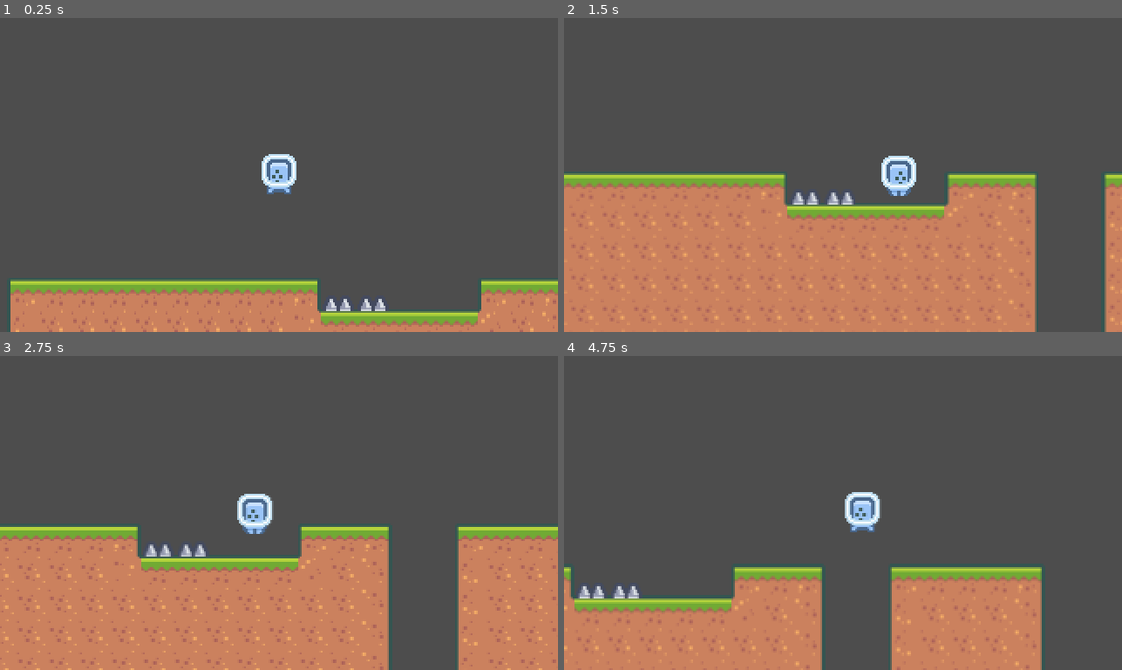
Above: before the commit, frames 1-4 (two rows, left to right).
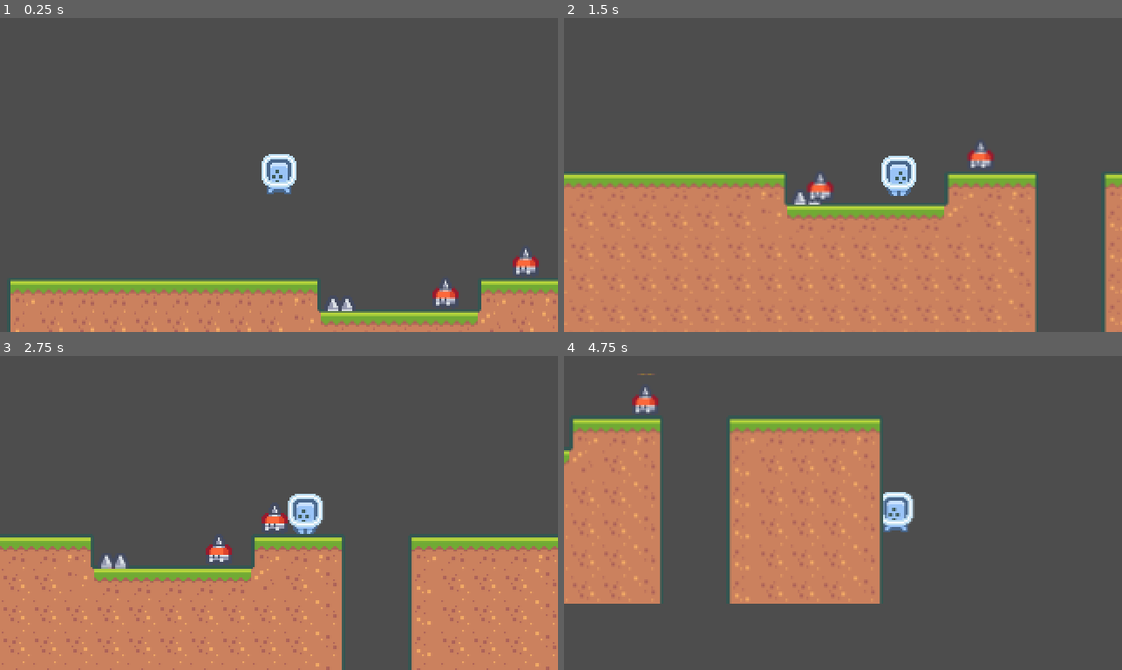
Above: after the commit, the same moments.

Repository: mrnustik/godot_basic_platformer
Game: Godot game, scene res://World.tscn
The game is run twice, just before and just after one commit, with the same random seed, the same clock (stepped at 60 frames per second) and the same inputs.
Inputs:
- Up to frame 1 (0.25 s): no input
- Up to frame 2 (1.5 s): tap Enter (ui_accept) at 0.5, 0.77 s; hold Right (ui_right) from 0.53 s (still down)
- Up to frame 3 (2.75 s): tap Enter (ui_accept) at 1.52 s; release Right (ui_right) at 2.03 s; hold Left (ui_left) from 2.03 s (still down)
- Up to frame 4 (4.75 s): release Left (ui_left) at 2.78 s; hold Right (ui_right) 2.78-4.28 s; tap Enter (ui_accept) at 3.02, 3.77, 4.52 s; hold Left (ui_left) from 4.28 s (still down)

The runs differ from the first frame. In frame 1, 0.6% of the frame differs, in the area x 58-97%, y 73-94%; in frame 2, 0.7%; in frame 3, 20%; in frame 4, 46%, in the area x 0-87%, y 5-100%.

Commit message:
Add SpikeHead enemy

Diff:
--- /dev/null
+++ b/src/Enemies/SpikeHead/SpikeHead.gd
@@ -0,0 +1,33 @@
+extends CharacterBody2D
+
+
+var direction: = Vector2.RIGHT
+
+const SPEED = 60.0
+
+# Get the gravity from the project settings to be synced with RigidBody nodes.
+var gravity = ProjectSettings.get_setting("physics/2d/default_gravity")
+
+@onready var rightFloorRayCast : RayCast2D = get_node("RightFloorRayCast")
+@onready var leftFloorRayCast : RayCast2D = get_node("LeftFloorRayCast")
+
+
+func _physics_process(delta):
+	if is_on_wall() or is_on_edge():
+		direction *= -1
+
+	apply_gravity(delta)
+	velocity.x = direction.x * SPEED
+
+
+
+	move_and_slide()
+
+
+func apply_gravity(delta):
+	if not is_on_floor():
+		velocity.y += gravity * delta
+
+
+func is_on_edge():
+	return not leftFloorRayCast.is_colliding() or not rightFloorRayCast.is_colliding()
--- /dev/null
+++ b/src/Enemies/SpikeHead/SpikeHead.tscn
@@ -0,0 +1,37 @@
+[gd_scene load_steps=5 format=3 uid="uid://bnjed2rsytsx6"]
+
+[ext_resource type="Script" path="res://Enemies/SpikeHead/SpikeHead.gd" id="1_1qlib"]
+[ext_resource type="Texture2D" uid="uid://dkmgv6rcck1q1" path="res://Assets/characters.png" id="2_ms6vl"]
+[ext_resource type="PackedScene" uid="uid://c3pq8e806cfea" path="res://Hitbox.tscn" id="3_qnm1x"]
+
+[sub_resource type="RectangleShape2D" id="RectangleShape2D_fyc2q"]
+size = Vector2(15, 12)
+
+[node name="SpikeHead" type="CharacterBody2D"]
+collision_layer = 2
+script = ExtResource("1_1qlib")
+
+[node name="Sprite2D" type="Sprite2D" parent="."]
+texture = ExtResource("2_ms6vl")
+region_enabled = true
+region_rect = Rect2(144, 24, 24, 24)
+
+[node name="CollisionShape2D" type="CollisionShape2D" parent="."]
+position = Vector2(-0.5, 6)
+shape = SubResource("RectangleShape2D_fyc2q")
+
+[node name="Hitbox" parent="." instance=ExtResource("3_qnm1x")]
+position = Vector2(15.9423, -4.0136)
+damage = 40
+
+[node name="CollisionPolygon2D" type="CollisionPolygon2D" parent="Hitbox"]
+position = Vector2(-15.9423, 4.0136)
+polygon = PackedVector2Array(-6, 10, -6, 3, -4, 1, -2, 1, -1, -4, 0, -4, 1, 1, 3, 1, 5, 3, 5, 10)
+
+[node name="RightFloorRayCast" type="RayCast2D" parent="."]
+position = Vector2(7, 12)
+target_position = Vector2(0, 1)
+
+[node name="LeftFloorRayCast" type="RayCast2D" parent="."]
+position = Vector2(-8, 12)
+target_position = Vector2(0, 1)
--- a/src/Enemies/Spikes.tscn
+++ b/src/Enemies/Spikes/Spikes.tscn
@@ -4,7 +4,7 @@
 [ext_resource type="Texture2D" uid="uid://bvdb1ivemi3sx" path="res://Assets/tiles.png" id="2_tc5te"]
 
 [node name="Spikes" instance=ExtResource("1_e201l")]
-collision_mask = 2
+collision_layer = 1
 damage = 30
 
 [node name="Sprite2D" type="Sprite2D" parent="." index="0"]
--- a/src/Player.gd
+++ b/src/Player.gd
@@ -23,8 +23,6 @@
 		apply_acceleration(direction)
 	else:
 		apply_friction()
-
-	print("Velocity.x= %d " % velocity.x)
 
 	if velocity.x != 0:
 		animationSprite.play("Run")
--- a/src/World.tscn
+++ b/src/World.tscn
@@ -1,8 +1,9 @@
-[gd_scene load_steps=4 format=3]
+[gd_scene load_steps=5 format=3 uid="uid://dhckdv84fwx5m"]
 
 [ext_resource type="PackedScene" uid="uid://b1erldlanoujw" path="res://Player.tscn" id="1_21dn6"]
 [ext_resource type="PackedScene" uid="uid://ci2o45poki1dx" path="res://TileMap.tscn" id="2_xxayf"]
-[ext_resource type="PackedScene" uid="uid://b7rdm85wycc2k" path="res://Enemies/Spikes.tscn" id="3_f21lp"]
+[ext_resource type="PackedScene" uid="uid://b7rdm85wycc2k" path="res://Enemies/Spikes/Spikes.tscn" id="3_f21lp"]
+[ext_resource type="PackedScene" uid="uid://bnjed2rsytsx6" path="res://Enemies/SpikeHead/SpikeHead.tscn" id="4_ib5av"]
 
 [node name="World" type="Node2D"]
 
@@ -12,7 +13,10 @@
 [node name="TileMap" parent="." instance=ExtResource("2_xxayf")]
 
 [node name="Spikes" parent="." instance=ExtResource("3_f21lp")]
-position = Vector2(190, 141)
+position = Vector2(191, 141)
 
-[node name="Spikes2" parent="." instance=ExtResource("3_f21lp")]
-position = Vector2(210, 141)
+[node name="SpikeHead" parent="." instance=ExtResource("4_ib5av")]
+position = Vector2(261, 132)
+
+[node name="SpikeHead2" parent="." instance=ExtResource("4_ib5av")]
+position = Vector2(285, 115)
